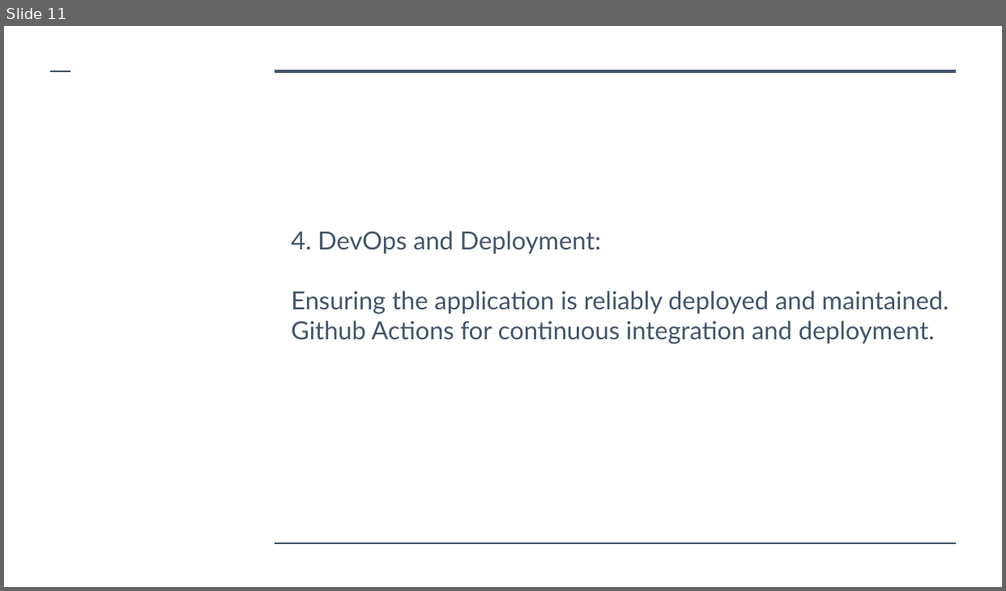
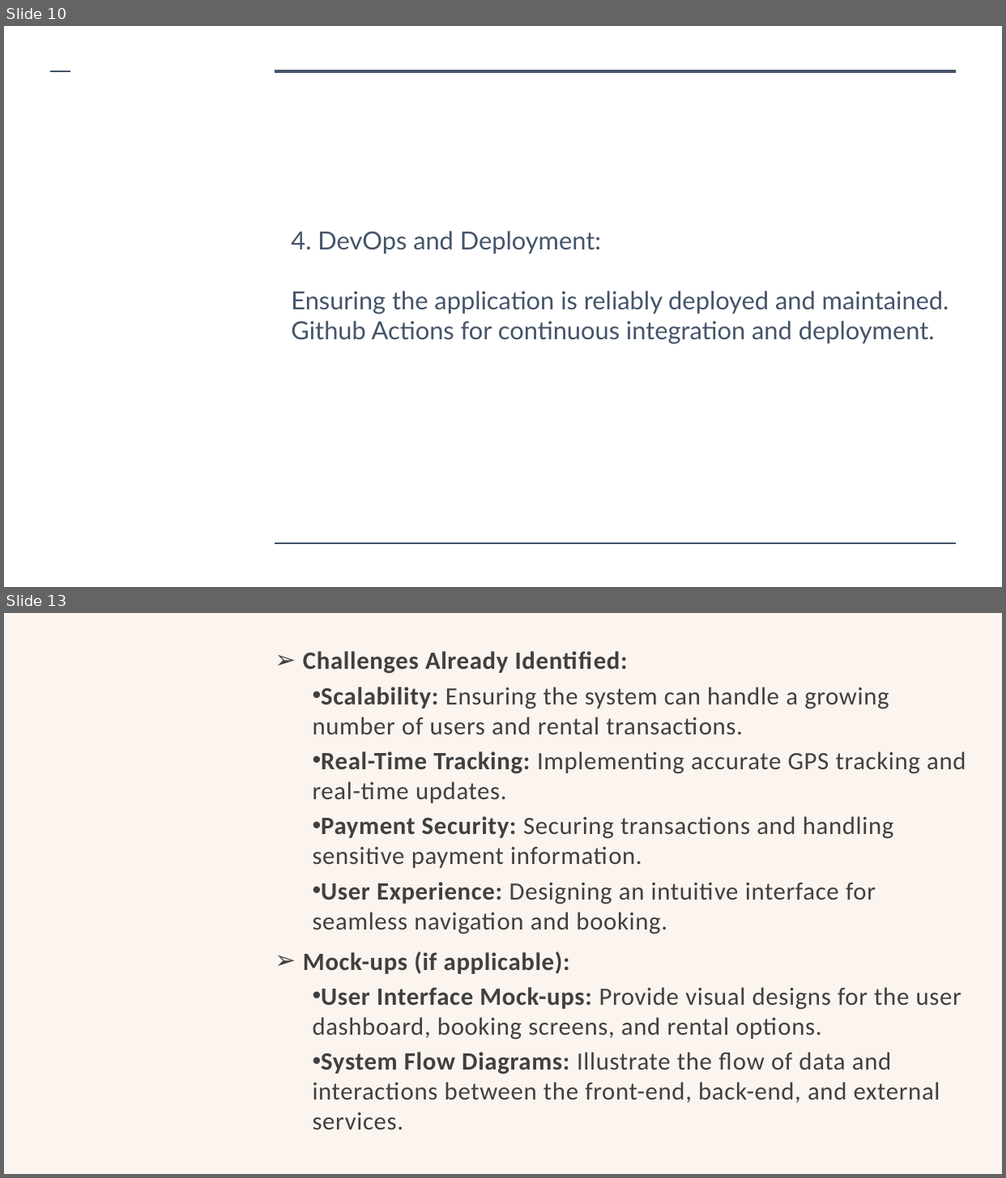
Before and after one commit to achrafkassimi/Portfolio_LocationTVM_Pitch, a slide deck: doc/Location TVM.pptx. Shown one above the other, each under a label of ours: slide 11 before the commit, slides 10 and 13 after it; the slides between them are not shown. The pictures are 1006x591 and 1006x1178 pixels, drawn with LibreOffice and Linux fonts; fonts in the diff are those of the drawing; background and template pictures are left out. Boxes give left, top, right and bottom in pixels: in the first picture for what was removed or moved away, otherwise in the second. Text is boxed around its words. In the diff, an @@ line names an element or a change of style, - is before the commit and + after.

```diff
--- a/doc/Location TVM.pptx
+++ b/doc/Location TVM.pptx
@@ slide 13 added at [4,613,1002,1174], background #FBF4EF @@
@@ text added at [303,651,965,1130], 24 pt, text #404040 @@
+➢ Challenges Already Identified:
+  • Scalability: Ensuring the system can handle a growing number of users and rental transactions.
+  • Real-Time Tracking: Implementing accurate GPS tracking and real-time updates.
+  • Payment Security: Securing transactions and handling sensitive payment information.
+  • User Experience: Designing an intuitive interface for seamless navigation and booking.
+➢ Mock-ups (if applicable):
+  • User Interface Mock-ups: Provide visual designs for the user dashboard, booking screens, and rental options.
+  • System Flow Diagrams: Illustrate the flow of data and interactions between the front-end, back-end, and external services.
@@ what was slide 11 is now slide 10 @@
```
Also in this commit, not shown: 4 slides changed, 4 other slides added, 24 slides removed.
